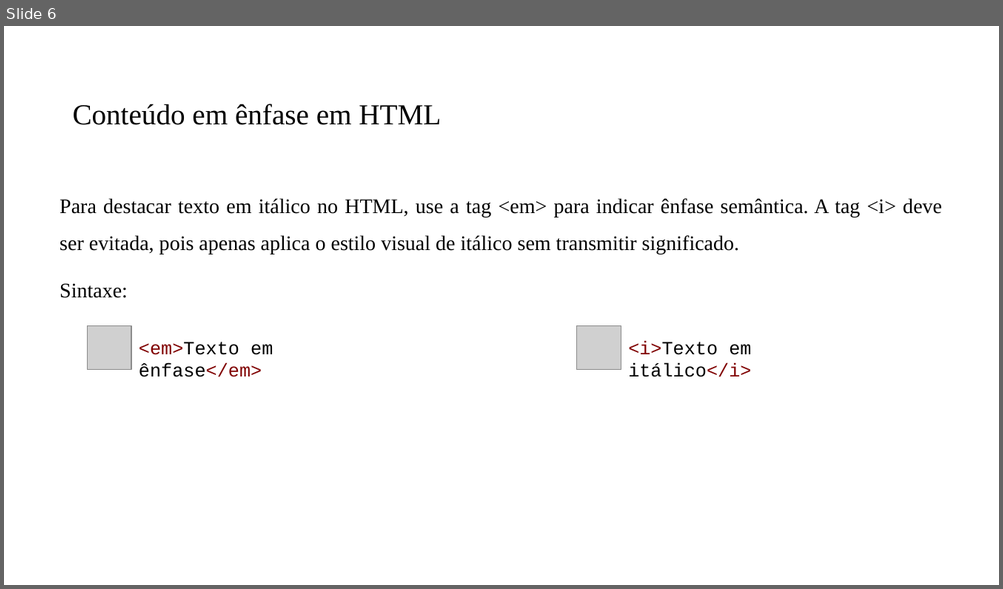
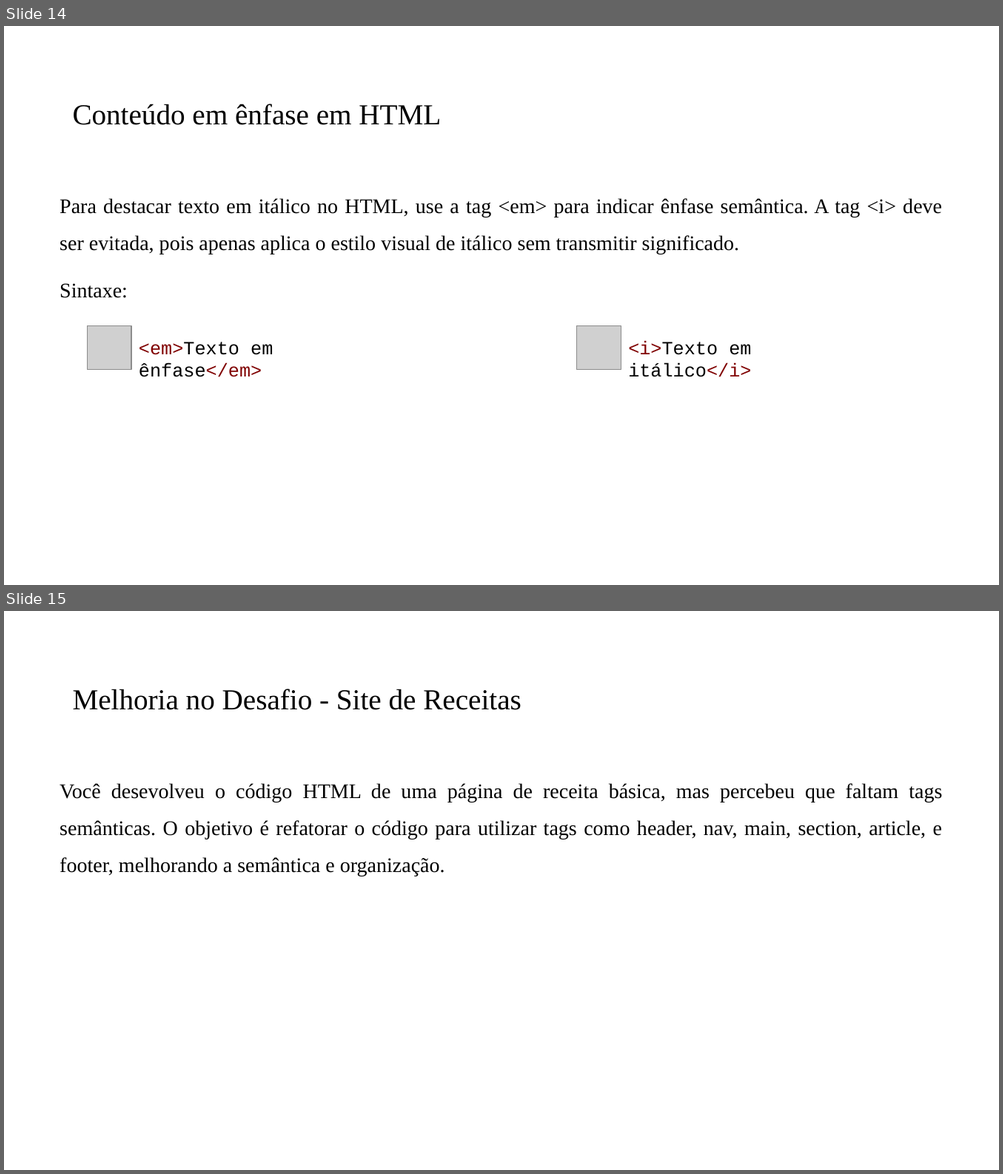
Before and after one commit to PedroMiho/Logica-de-Programacao, a slide deck: Módulo 01 - HTML e CSS/Aula 03 - Semantica em HTML/Semantica no HTML.pptx. Shown one above the other, each under a label of ours: slide 6 before the commit, slides 14 and 15 after it. The pictures are 1003x589 and 1003x1174 pixels, drawn with LibreOffice and Linux fonts; fonts in the diff are those of the drawing; grey boxes stand for pictures; background and template pictures are left out. Boxes give left, top, right and bottom in pixels: in the first picture for what was removed or moved away, otherwise in the second. Text is boxed around its words. In the diff, an @@ line names an element or a change of style, - is before the commit and + after.

```diff
--- a/Módulo 01 - HTML e CSS/Aula 03 - Semantica em HTML/Semantica no HTML.pptx
+++ b/Módulo 01 - HTML e CSS/Aula 03 - Semantica em HTML/Semantica no HTML.pptx
@@ slide 15 added at [4, 611, 999, 1170], background #FFFFFF @@
@@ title added at [73, 689, 521, 710], 28 pt, text #000000 @@
+Melhoria no Desafio - Site de Receitas
@@ text added at [60, 783, 942, 877], 20 pt, text #000000 @@
+Você desevolveu o código HTML de uma página de receita básica, mas percebeu que faltam tags semânticas. O objetivo é refatorar o código para utilizar tags como header, nav, main, section, article, e footer, melhorando a semântica e organização.
@@ what was slide 6 is now slide 14 @@
```
Also in this commit, not shown: 9 other slides added, 2 other files.
